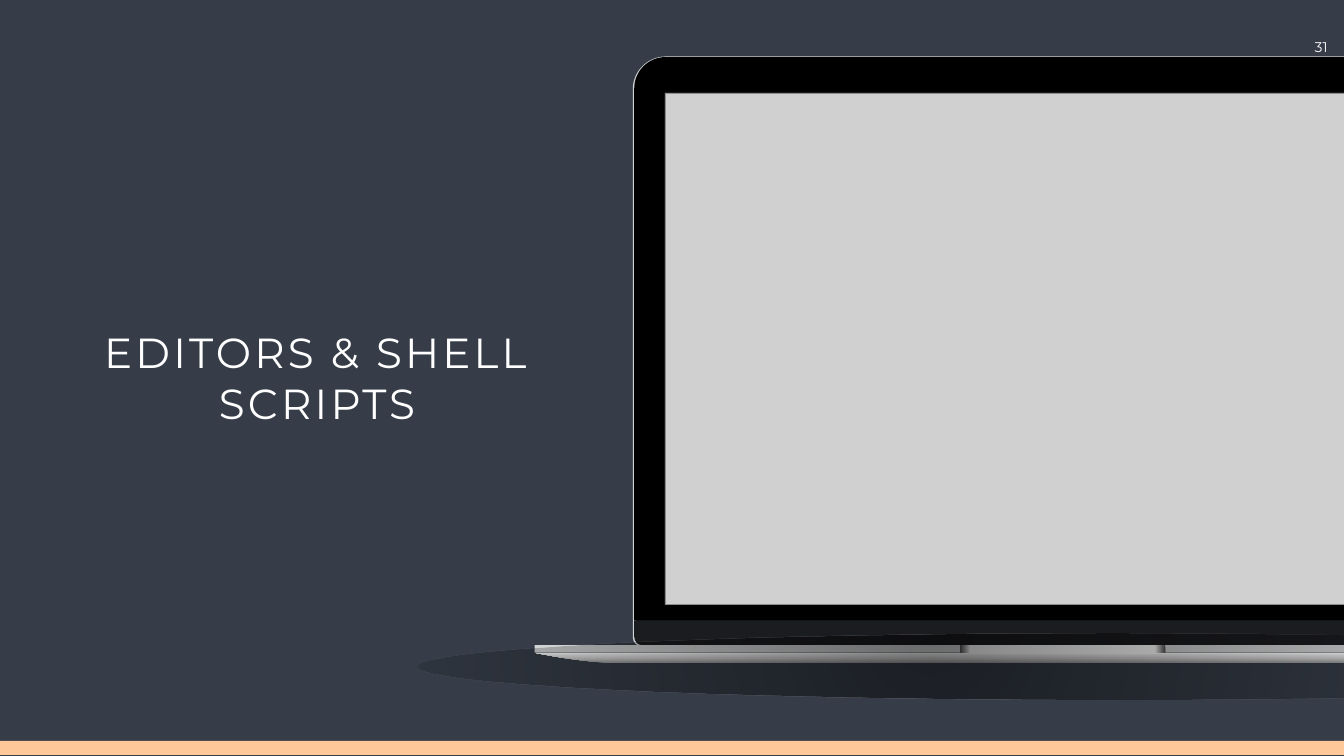
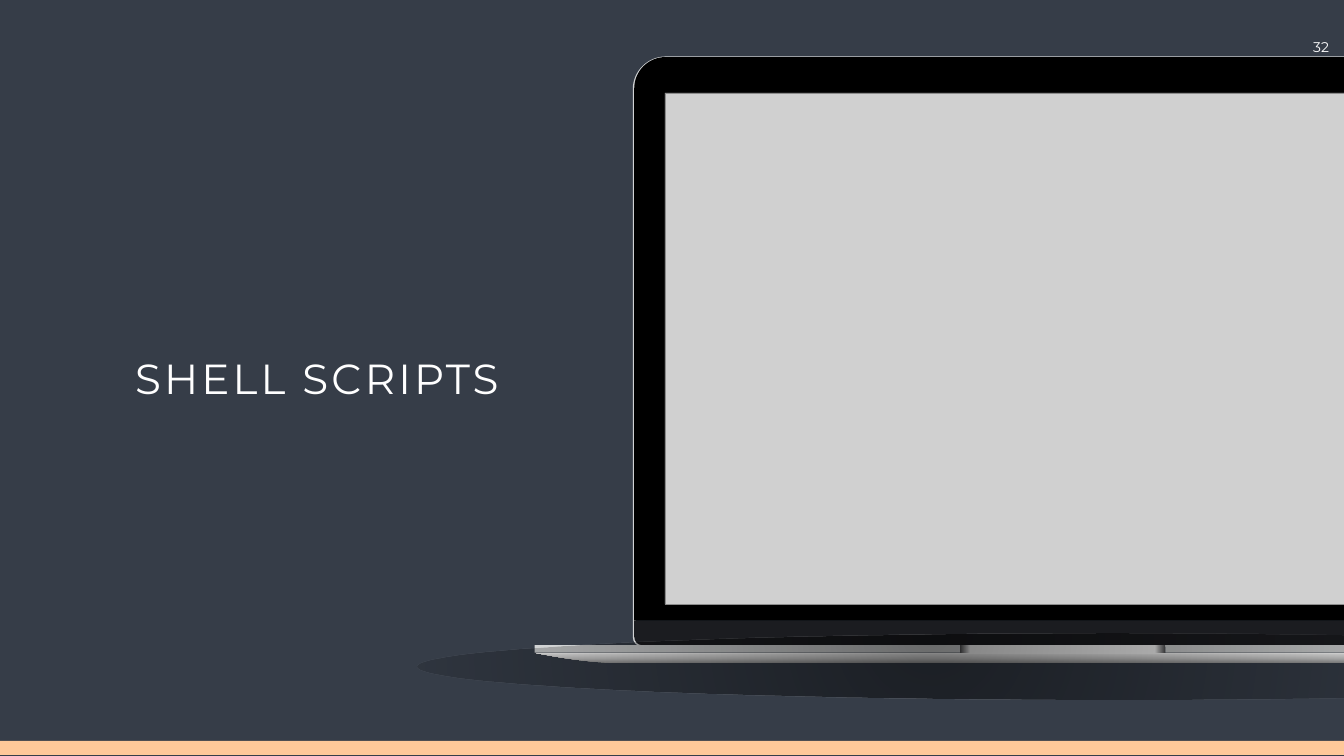
Before and after one commit to Center-for-Health-Data-Science/Just-Bash-It, a slide deck: slide 32 of Commandline_Workshop.pptx (slide 31 before the commit). Drawn at 1344x756 pixels with LibreOffice and Linux fonts; fonts in the diff are those of the drawing; grey boxes stand for pictures. Boxes give left, top, right and bottom in pixels: in the first picture for what was removed or moved away, otherwise in the second. Text is boxed around its words. In the diff, an @@ line names an element or a change of style, - is before the commit and + after.

```diff
--- a/Commandline_Workshop.pptx
+++ b/Commandline_Workshop.pptx
@@ page number added at (1313, 42, 1329, 52), 20 pt, text #FFFFFF @@
+32
@@ page number removed at (1315, 42, 1328, 52) @@
-31
@@ text at (135, 364, 498, 395): text changed @@
-EDITORS & SHELL SCRIPTS
+SHELL SCRIPTS
```
Also in this commit, not shown: 5 other slides changed, 4 slides added, 3 slides removed, 4 other files.
